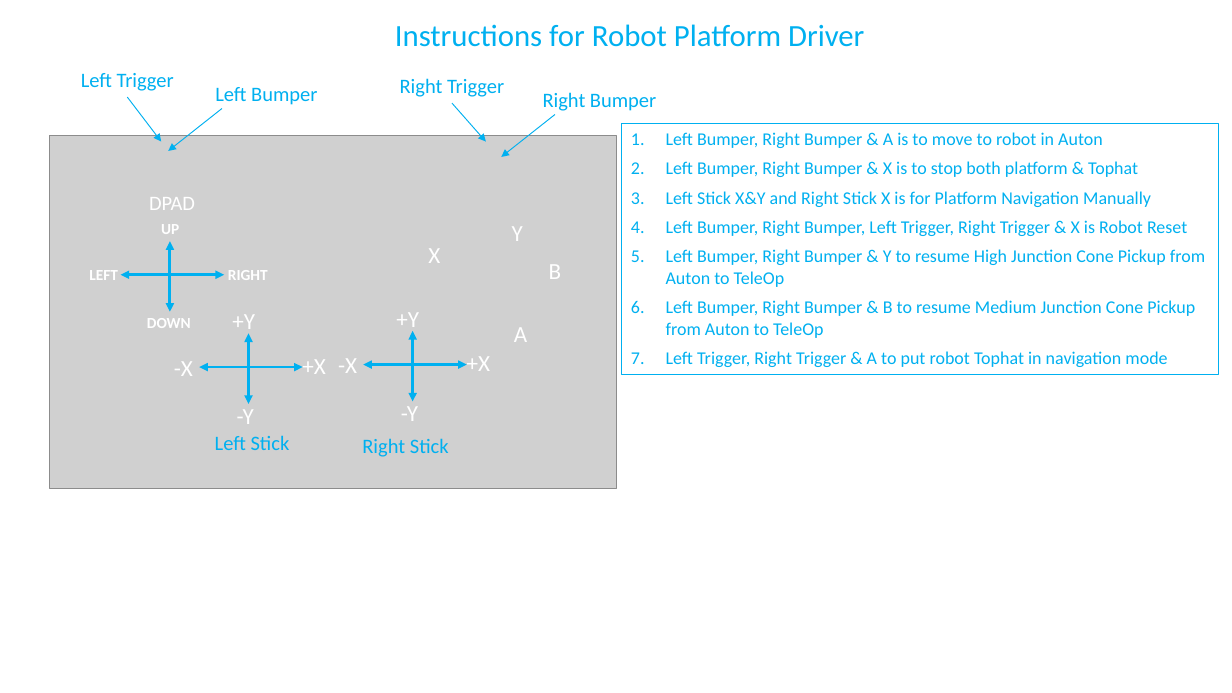
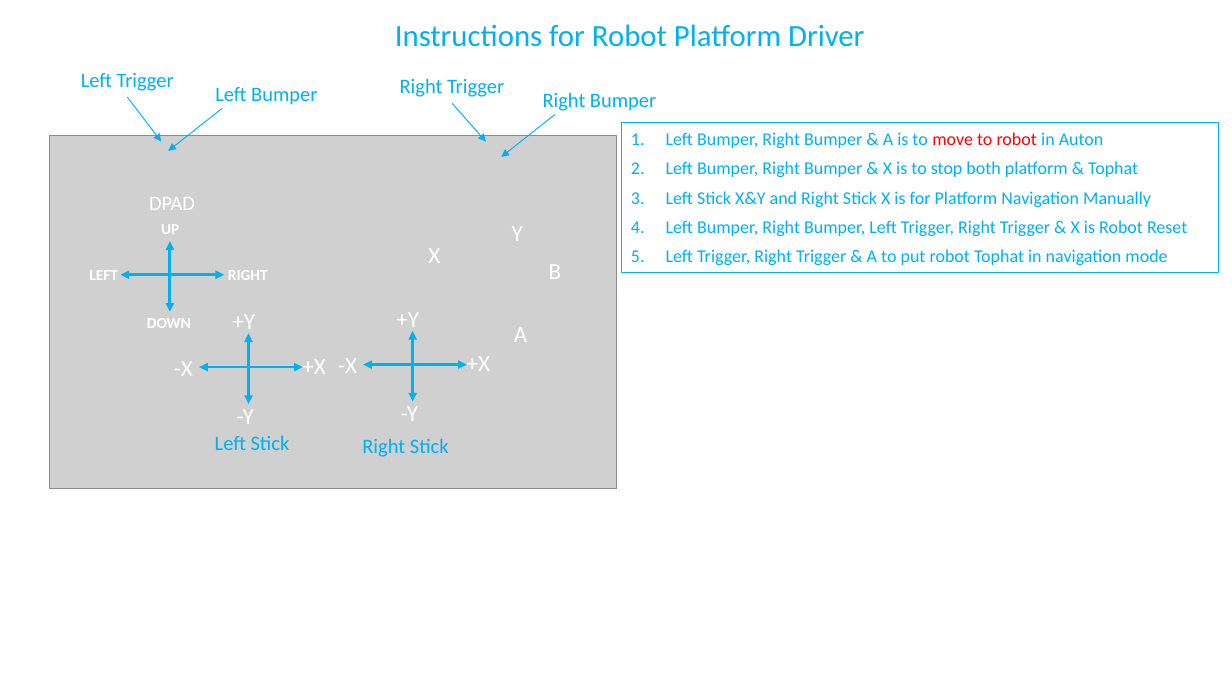
Before and after one commit to SaiabhiramA/ATRoadRunnerV8, a slide deck: slide 1 of ProgrammingDocs/Gamepad_AT_2022.pptx. Drawn at 1232x693 pixels with LibreOffice and Linux fonts; fonts in the diff are those of the drawing; grey boxes stand for pictures. Boxes give left, top, right and bottom in pixels: in the first picture for what was removed or moved away, otherwise in the second. Text is boxed around its words. In the diff, an @@ line names an element or a change of style, - is before the commit and + after.

```diff
--- a/ProgrammingDocs/Gamepad_AT_2022.pptx
+++ b/ProgrammingDocs/Gamepad_AT_2022.pptx
@@ rectangle "Left Bumper, Right Bumper & ...": place and size @@
-rectangle "Left Bumper, Right Bumper & ..." at <box>622,123,1219,375</box>
+rectangle "Left Bumper, Right Bumper & ..." at <box>622,123,1219,273</box>
@@ text in rectangle at <box>666,132,1104,148</box>: text colour #00B0F0 to #FF0000 in "move to robot" @@
@@ text in rectangle at <box>666,249,1205,338</box>: paragraphs removed @@
-5. Left Bumper, Right Bumper & Y to resume High Junction Cone Pickup from Auton to TeleOp
-6. Left Bumper, Right Bumper & B to resume Medium Junction Cone Pickup from Auton to TeleOp
```
Also in this commit, not shown: 1 other slide changed, 7 other files.
